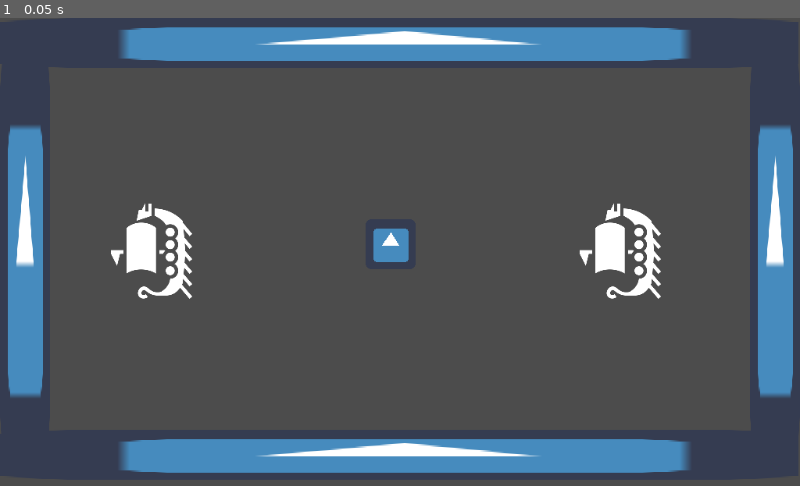
Above: before the commit, frame 1.
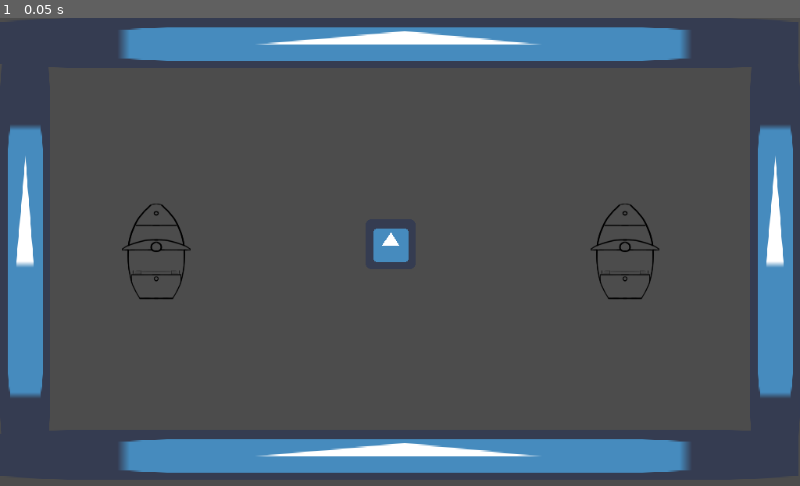
Above: after the commit, the same moment.

Repository: jservant/HighSails
Game: Godot game, scene res://Scenes/Main.tscn
The game is run twice, just before and just after one commit, with the same random seed, the same clock (stepped at 60 frames per second) and the same inputs. The engine's default icon, where the game draws it, is replaced by a stand-in: a white triangle on a blue panel in a dark square.
Inputs:
- Up to frame 1 (0.05 s): no input

The runs differ from the first frame. In frame 1, 2.0% of the frame differs, in the area x 13-83%, y 39-61%.

Commit message:
Score/game end state in
score is not displayed in-game yet tho

Diff:
--- a/Scenes/Player.tscn
+++ b/Scenes/Player.tscn
@@ -1,11 +1,11 @@
 [gd_scene load_steps=5 format=2]
 
-[ext_resource path="res://Art/Temp Art/drakkar.svg" type="Texture" id=1]
+[ext_resource path="res://Art/Spr_Ship1.png" type="Texture" id=1]
 [ext_resource path="res://Scripts/Player.gd" type="Script" id=2]
 [ext_resource path="res://Scenes/Shot.tscn" type="PackedScene" id=3]
 
 [sub_resource type="RectangleShape2D" id=1]
-extents = Vector2( 40, 60 )
+extents = Vector2( 30, 55 )
 
 [node name="Player" type="KinematicBody2D"]
 script = ExtResource( 2 )
@@ -15,21 +15,20 @@
 shape = SubResource( 1 )
 
 [node name="Sprite" type="Sprite" parent="."]
-rotation = 4.71239
-scale = Vector2( 0.25, 0.25 )
+scale = Vector2( 0.5, 0.5 )
 texture = ExtResource( 1 )
 
 [node name="RightCannon" type="Position2D" parent="."]
-position = Vector2( 80, 0 )
+position = Vector2( 70, 0 )
 
 [node name="RightCannonDirection" type="Position2D" parent="."]
-position = Vector2( 85, 0 )
+position = Vector2( 75, 0 )
 
 [node name="LeftCannon" type="Position2D" parent="."]
-position = Vector2( -80, 0 )
+position = Vector2( -70, 0 )
 
 [node name="LeftCannonDirection" type="Position2D" parent="."]
-position = Vector2( -85, 0 )
+position = Vector2( -75, 0 )
 
 [node name="ShotCooldown" type="Timer" parent="."]
 wait_time = 0.75
--- a/Scenes/Wall.gd
+++ b/Scenes/Wall.gd
@@ -1,4 +1,4 @@
 extends StaticBody2D
 
-func handle_hit():
+func handle_hit(playerThatShot: int):
 	pass
--- a/Scripts/Main.gd
+++ b/Scripts/Main.gd
@@ -6,7 +6,13 @@
 func _ready() -> void:
 	for player in players:
 		player.connect("playerFiredShot", shot_manager, "handleShotSpawned")
+		player.connect("gameOver", self, "whoWon")
 
 func _process(delta):
 	if Input.is_action_just_pressed("ui_esc"):
 		get_tree().quit()
+
+func whoWon(playerWhoWon: int):
+	for player in players:
+		player.queue_free()
+	print("Player ", playerWhoWon+1, " wins!")
--- a/Scripts/Player.gd
+++ b/Scripts/Player.gd
@@ -1,11 +1,14 @@
 extends KinematicBody2D
 
+onready var players = get_tree().get_nodes_in_group("Players")
 signal playerFiredShot(shot, position, direction)
+signal gameOver(playerWhoWon)
 
 export var player_index = 0
 export (int) var speed = 200
 export (float) var rotation_speed = 1.5
 export (int) var health = 10
+export (int) var score = 0
 export (PackedScene) var Shot
 
 onready var sprite = $Sprite
@@ -70,25 +73,34 @@
 	if cooldownTimer.is_stopped():
 		var shot_instance = Shot.instance()
 		var direction = (rightShotDirection.global_position - rightCannon.global_position).normalized()
-		emit_signal("playerFiredShot", shot_instance, rightCannon.global_position, direction)
+		emit_signal("playerFiredShot", shot_instance, rightCannon.global_position, direction, player_index)
 		cooldownTimer.start()
 func shoot_left():
 	if cooldownTimer.is_stopped():
 		var shot_instance = Shot.instance()
 		var direction = (leftShotDirection.global_position - leftCannon.global_position).normalized()
-		emit_signal("playerFiredShot", shot_instance, leftCannon.global_position, direction)
+		emit_signal("playerFiredShot", shot_instance, leftCannon.global_position, direction, player_index)
 		cooldownTimer.start()
 
-func handle_hit():
+func handle_hit(playerThatShot: int):
 	health -= 5
 	print("player ", player_index+1 ," hit! health: ", health)
 	if health <= 0:
-		death()
+		#BUG: shooting where a player died causes them to die again if they haven't respawned
+		#partially because the collider doesn't actually appear on death
+		#spawn them reeaaaaally far out instead? then they can sail in like Ryan said
+		death(playerThatShot)
 
-func death():
-	print("Player ", player_index+1, " has died")
+func death(playerThatShot: int):
 	sprite.visible = false
-	collider.disabled = true
+	collider.disabled = true #does not work
+	for player in players:
+		if player.player_index == playerThatShot:
+			player.score += 1
+			print("Player ", player_index+1, " was killed by Player ", playerThatShot+1, ". Player ", playerThatShot+1, "'s score: ", player.score)
+			if player.score == 10:
+				emit_signal("gameOver", player.player_index)
+				break
 	respawnTimer.start()
 
 func respawn():
--- a/Scripts/Shot.gd
+++ b/Scripts/Shot.gd
@@ -4,6 +4,7 @@
 export (int) var speed = 30
 var direction := Vector2.ZERO
 onready var killtimer = $Killtimer
+var playerThatShot = 10
 
 func _ready() -> void:
 	killtimer.start()
@@ -22,5 +23,5 @@
 
 func _on_Shot_body_entered(body):
 	if body.has_method("handle_hit"):
-		body.handle_hit()
+		body.handle_hit(playerThatShot)
 		queue_free()
--- a/Scripts/ShotManager.gd
+++ b/Scripts/ShotManager.gd
@@ -1,6 +1,7 @@
 extends Node2D
 
-func handleShotSpawned(shot: Shot, position: Vector2, direction: Vector2):
+func handleShotSpawned(shot: Shot, position: Vector2, direction: Vector2, player_index: int):
 	add_child(shot)
 	shot.global_position = position
 	shot.set_direction(direction)
+	shot.playerThatShot = player_index
Binary file added: Art/Spr_Ship1.png
Not shown, added: Art/Spr_Ship1.png.import
